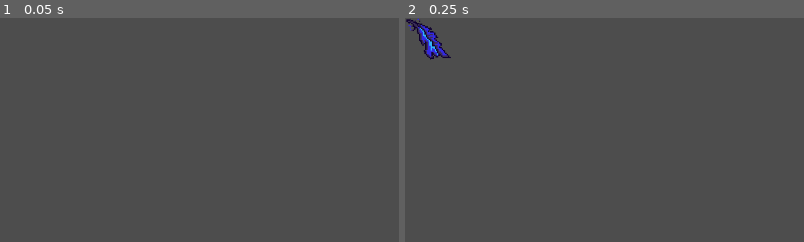
Above: before the commit, frames 1-2 (left to right).
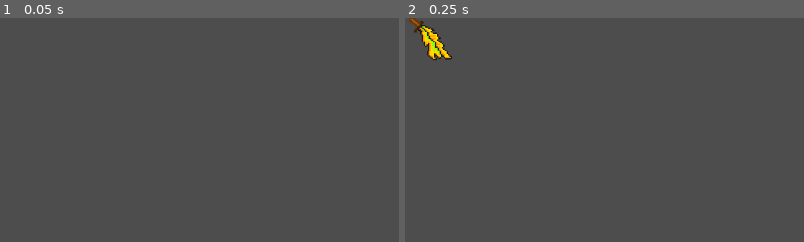
Above: after the commit, the same moments.

Repository: PhWoich/ggj-2024-manicomio
Game: Godot game, scene res://Player/Espada Pena/espada_pena.tscn
Two runs of this game, one before a commit and one after it. Both use one fixed random seed, a clock stepped at 60 frames per second and the inputs below. This scene is started directly instead of the project's main scene.
Inputs:
- Up to frame 1 (0.05 s): no input
- Up to frame 2 (0.25 s): no input
The pictures show only the part of the screen within x 0-50%, y 0-50%; the shares and areas given below are measured in that part.

Frame 1 is identical in both runs. In frame 2, 0.9% of the frame differs, in the area x 0-12%, y 0-19%.

Commit message:
Adição do sprite oficial da espada de penas

Diff:
--- a/Player/Espada Pena/espada_pena.tscn
+++ b/Player/Espada Pena/espada_pena.tscn
@@ -1,7 +1,7 @@
 [gd_scene load_steps=4 format=3 uid="uid://cduto665g4wf3"]
 
-[ext_resource type="Texture2D" uid="uid://cljwq7pk8mkqn" path="res://Player/Espada Pena/pena.png" id="1_108sg"]
 [ext_resource type="Script" path="res://Player/Espada Pena/espada_pena.gd" id="1_v40fw"]
+[ext_resource type="Texture2D" uid="uid://p374tycf0yk" path="res://Player/Espada Pena/espada pena.png" id="2_oq2tj"]
 
 [sub_resource type="CapsuleShape2D" id="CapsuleShape2D_21g6g"]
 height = 73.5863
@@ -12,7 +12,7 @@
 [node name="Sprite" type="Sprite2D" parent="."]
 position = Vector2(32, -32)
 scale = Vector2(2, 2)
-texture = ExtResource("1_108sg")
+texture = ExtResource("2_oq2tj")
 
 [node name="Espada Pena" type="CollisionShape2D" parent="."]
 position = Vector2(32, -32)
Binary file added: Player/Espada Pena/espada pena.png
Not shown, changed: Player/Espada Pena/espada pena.png.import
Binary file removed: Player/Espada Pena/pena.png
Binary file added: Player/Tota na Cara/espada pena.png
Not shown, added: Player/Tota na Cara/espada pena.png.import
